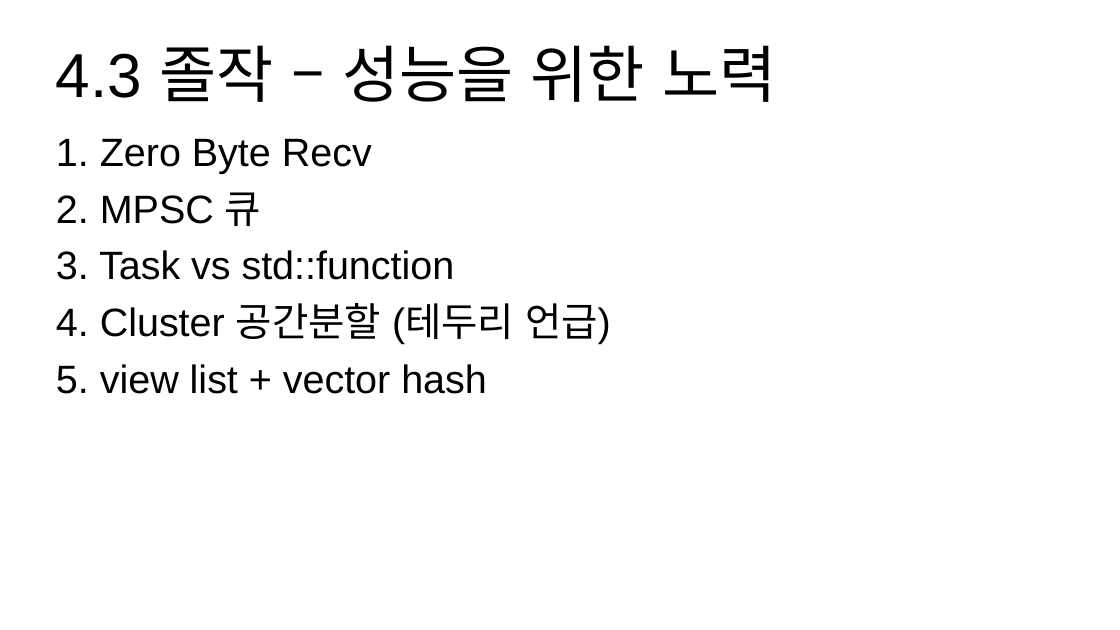
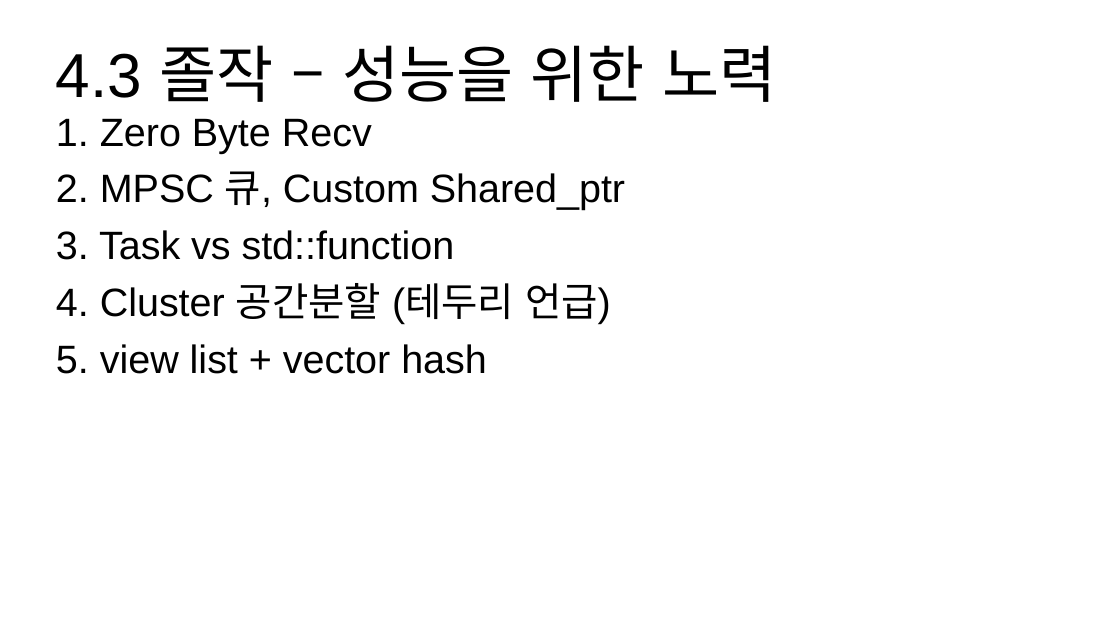
Before and after one commit to hypernagox/FYP_Evergreen, a slide deck: slide 32 of 포트폴리오/서버_최재혁/포트폴리오.pptx. Drawn at 1120x630 pixels with LibreOffice and Linux fonts; fonts in the diff are those of the drawing. Boxes give left, top, right and bottom in pixels: in the first picture for what was removed or moved away, otherwise in the second. Text is boxed around its words. In the diff, an @@ line names an element or a change of style, - is before the commit and + after.

```diff
--- a/포트폴리오/서버_최재혁/포트폴리오.pptx
+++ b/포트폴리오/서버_최재혁/포트폴리오.pptx
@@ text "1. Zero Byte Recv": place and size @@
-text "1. Zero Byte Recv" at <box>56,138,611,394</box>
+text "1. Zero Byte Recv" at <box>56,118,625,374</box>
@@ text at <box>56,171,625,210</box>: text changed @@
-2. MPSC 큐
+2. MPSC 큐, Custom Shared_ptr
```
Also in this commit, not shown: 6 other slides changed, 1 other file.
